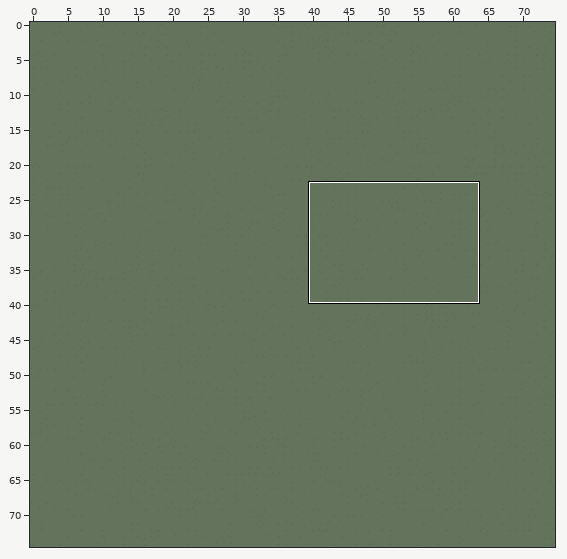
Tiled map (JSON): testgame/www/assets/maps/forest-village.json. Above: a wide view before the commit, with the close-up outlined.
Close-up. Before the commit:
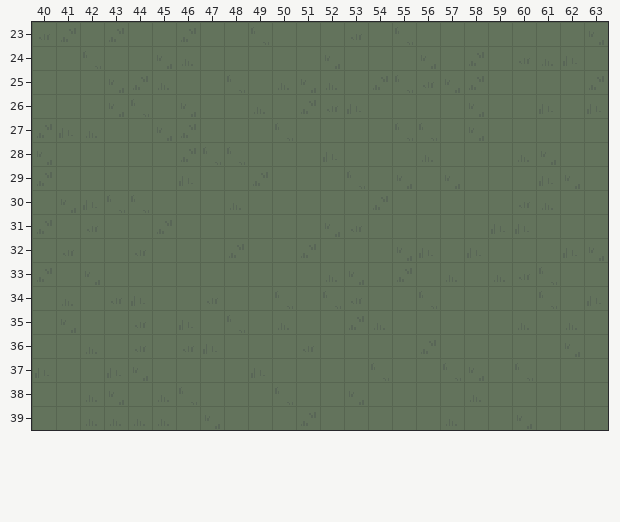
Cells are 16x16 px. Shown: x 40..63, y 23..39. The commit also changed other parts of the map, which this record leaves out.
After the commit:
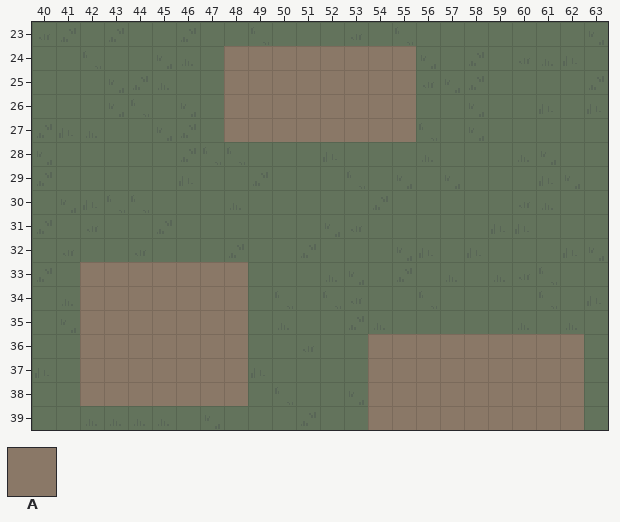
Key: from "tileset-test": A 48.
_ is an empty cell.
Tiles of an added or newly shown layer are drawn over the layers below it.
The edit:
Layer "Tile Layer 2" (added):
Tile A is added in rows 24 to 27 at x 48 to 55; in rows 33 to 35 at x 42 to 48; in rows 36 to 38 at x 42 to 48 and 54 to 62; in row 39 at x 54 to 62.
